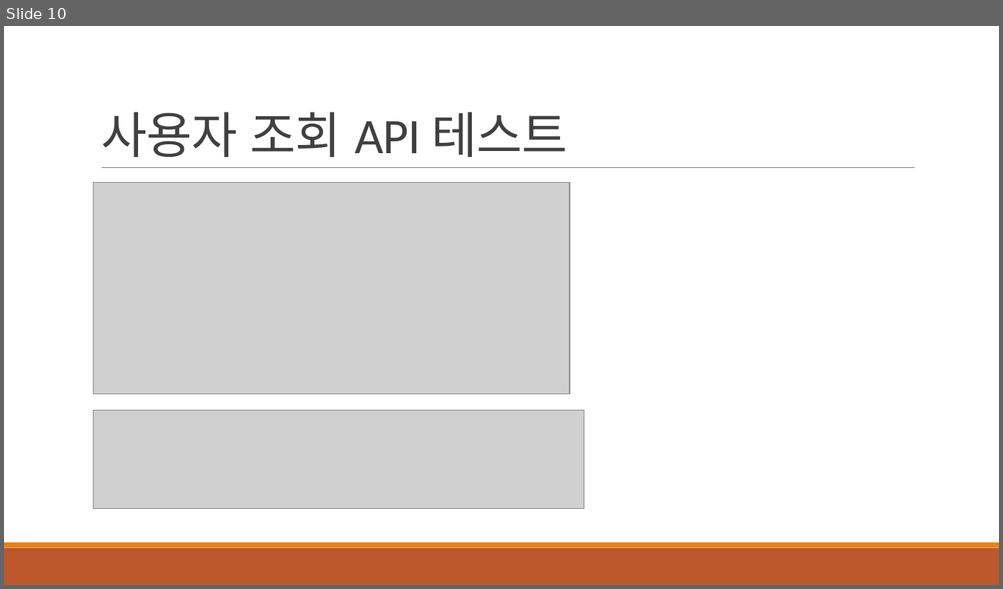
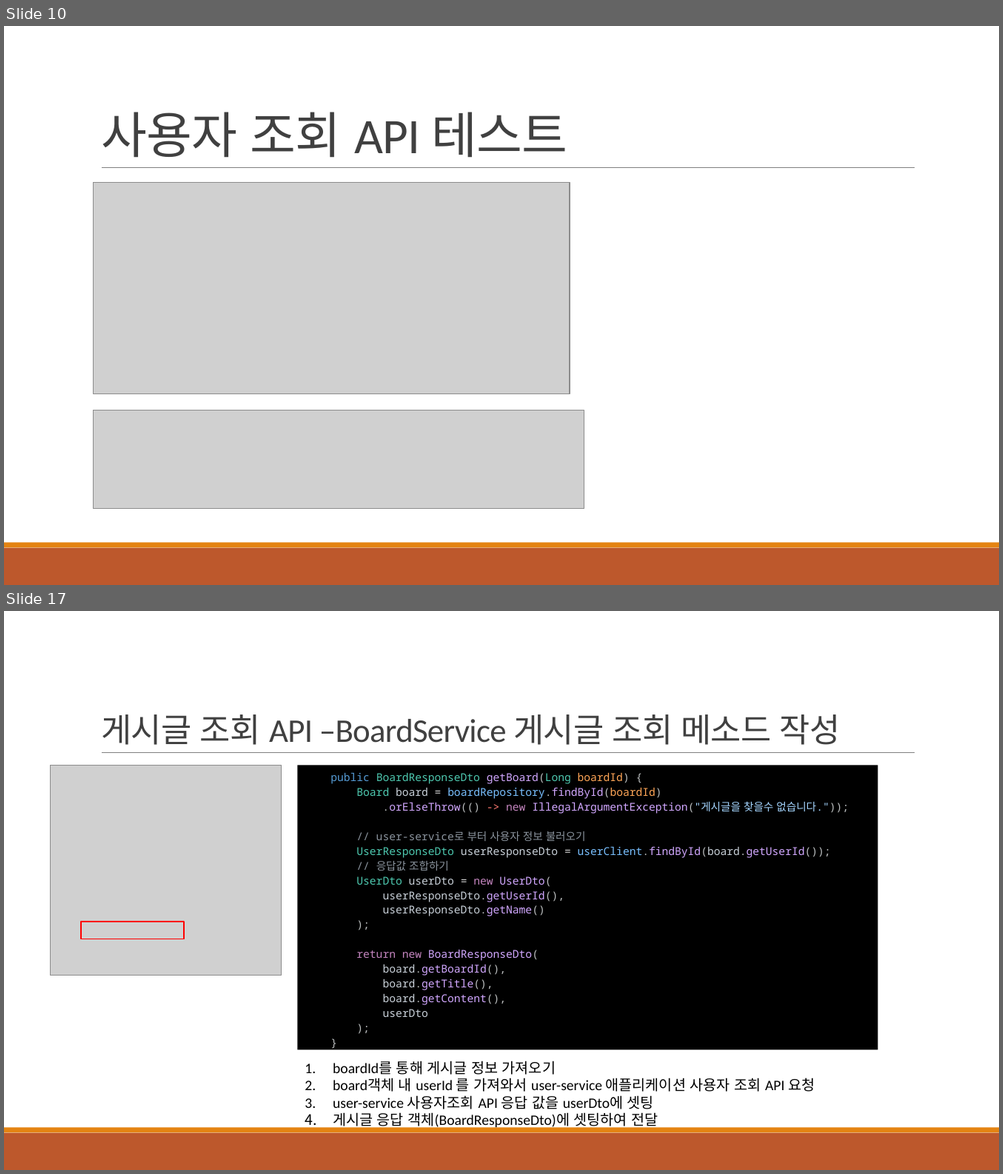
Before and after one commit to khb3025/study-msa, a slide deck: msa-ppt/3.데이터 조회 API 구현.pptx. Shown one above the other, each under a label of ours: slide 10 before the commit, slides 10 and 17 after it; the slides between them are not shown. The pictures are 1003x589 and 1003x1174 pixels, drawn with LibreOffice and Linux fonts; fonts in the diff are those of the drawing; grey boxes stand for pictures. Boxes give left, top, right and bottom in pixels: in the first picture for what was removed or moved away, otherwise in the second. Text is boxed around its words. In the diff, an @@ line names an element or a change of style, - is before the commit and + after.

Commit message:
feat : [MSA] 게시글 Service -> 사용자 Service API 통신 기능 작성

```diff
--- a/msa-ppt/3.데이터 조회 API 구현.pptx
+++ b/msa-ppt/3.데이터 조회 API 구현.pptx
@@ slide 17 added at box(4, 611, 999, 1170), background #FFFFFF; not listed: 3 template elements that a slide beside it also shows @@
@@ title added at box(101, 715, 840, 745), 32 pt, text #404040 @@
+게시글 조회 API –BoardService 게시글 조회 메소드 작성
@@ picture added at box(51, 766, 281, 976) @@
@@ rectangle added at box(297, 766, 878, 1051), fill #000000, 10.5 pt, text #D2A8FF @@
+public BoardResponseDto getBoard(Long boardId) {
+Board board = boardRepository.findById(boardId)
+.orElseThrow(() -> new IllegalArgumentException("게시글을 찾을수 없습니다."));
+// user-service로 부터 사용자 정보 불러오기
+UserResponseDto userResponseDto = userClient.findById(board.getUserId());
+// 응답값 조합하기
+UserDto userDto = new UserDto(
+userResponseDto.getUserId(),
+userResponseDto.getName()
+);
+return new BoardResponseDto(
+board.getBoardId(),
+board.getTitle(),
+board.getContent(),
+userDto
+);
+}
@@ rectangle added at box(81, 922, 184, 940), outline #FF0000 1.25 pt @@
@@ text added at box(333, 1061, 814, 1130), 14 pt, text #000000 @@
+1. boardId를 통해 게시글 정보 가져오기
+2. board객체 내 userId 를 가져와서 user-service 애플리케이션 사용자 조회 API 요청
+3. user-service 사용자조회 API 응답 값을 userDto에 셋팅
+4. 게시글 응답 객체(BoardResponseDto)에 셋팅하여 전달
```
Also in this commit, not shown: 8 other slides added, 8 other files.
